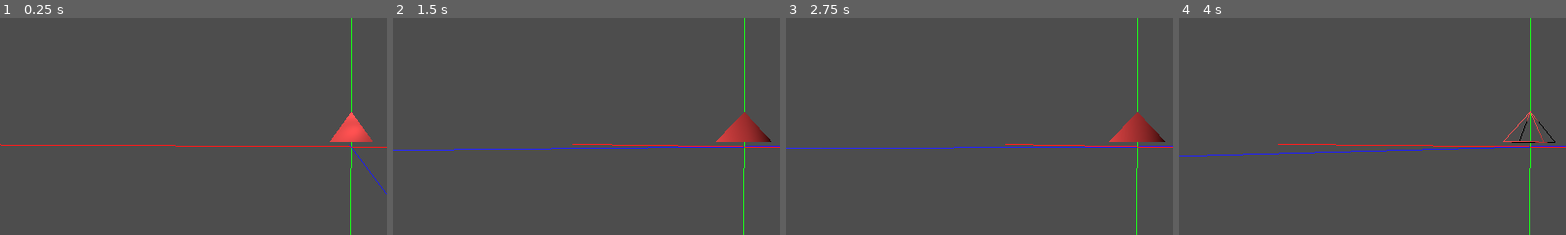
Above: before the commit, frames 1-4 (left to right).
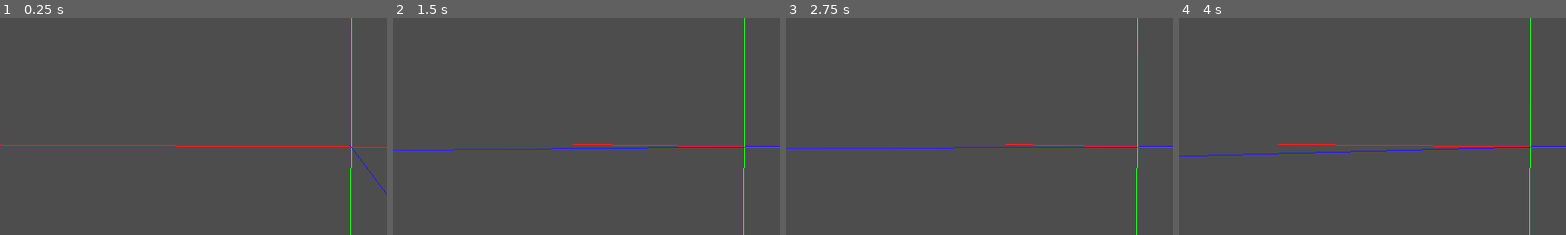
Above: after the commit, the same moments.

Repository: hmoncadao/p2_IG
Game: Godot game, scene res://node_3d.tscn
The game is run twice, just before and just after one commit, with the same random seed, the same clock (stepped at 60 frames per second) and the same inputs.
Inputs:
- Up to frame 1 (0.25 s): no input
- Up to frame 2 (1.5 s): tap Enter at 0.5 s; hold Right (orbitar_derecha) 0.53-1.28 s; tap M (mostrar_malla, bound only after the commit) at 0.6 s; tap Space at 1.25 s; hold Left (orbitar_izquierda) from 1.28 s (still down); tap S (cambiar_sombreado) at 1.35 s
- Up to frame 3 (2.75 s): tap M (mostrar_malla, bound only after the commit) at 1.55, 2.1 s; release Left (orbitar_izquierda) at 2.03 s; hold Right (orbitar_derecha) from 2.03 s (still down)
- Up to frame 4 (4 s): tap Enter at 2.75 s; release Right (orbitar_derecha) at 2.78 s; hold W 2.78-3.53 s; tap M (mostrar_malla, bound only after the commit) at 2.85, 3.8 s; tap Space at 3.5 s; hold Left (orbitar_izquierda) from 3.53 s (still down); tap S (cambiar_sombreado) at 3.6 s
The pictures show only the part of the screen within x 5-55%, y 21-71%; the shares and areas given below are measured in that part.

The runs differ from the first frame. In frame 1, 0.8% of the frame differs, in the area x 85-97%, y 43-58%; in frame 2, 1.0%; in frame 3, 1.0%, in the area x 83-98%, y 43-58%; in frame 4, 0.2%.
Error after the commit: Invalid assignment of property or key 'material_override' with value of type 'StandardMaterial3D' on a base object of type 'null instance'. (res://malla_jarron…

Commit message:
Add files via upload

Diff:
--- a/p-2-c-1/cono.gd
+++ b/p-2-c-1/cono.gd
@@ -1,77 +1,66 @@
-# cono.gd
-extends Node3D # se crea en un Node3D
+extends Node3D
 
-@export var altura: float = 1.0
-@export var radio: float = 0.5
-@export var lados: int = 10
+@export var altura := 1.5
+@export var radio := 0.5
+@export var lados := 20
+@export var color := Color(1.0, 0.4, 0.1)
 
-# variables globales al script
-var cono = MeshInstance3D.new()
-var material = StandardMaterial3D.new()
-var mesh = ArrayMesh.new()
-var modo = load("res://modos_malla_2.gd")
+var colores := [
+	Color(1, 0, 0), # rojo
+	Color(0, 1, 0), # verde
+	Color(0, 0, 1), # azul
+	Color(1, 1, 0), # amarillo
+	Color(1, 0, 1), # magenta
+	Color(0, 1, 1)  # cian
+]
 
-# matrices de vértices y caras inicialmente vacías
-var vertices = []
-var caras = []
-var colores = []
-var albedo = Color(0.9, 0.4, 0.1, 1.0)
+var mesh_instance : MeshInstance3D
+var mesh : ArrayMesh
 
-func _ready() -> void:
-	var i = 0
-	var px
-	var pz
+func _ready():
+	# Crear la malla del cono
+	mesh = ArrayMesh.new()
+	var st := SurfaceTool.new()
+	st.begin(Mesh.PRIMITIVE_TRIANGLES)
 
-	# Vértices de la base
-	while i < lados:
-		px = radio * cos(i * 2 * PI / lados)
-		pz = -radio * sin(i * 2 * PI / lados)
-		vertices.append(Vector3(px, 0, pz))
-		i += 1
+	var vertices: Array[Vector3] = []
+	for i in range(lados):
+		var ang = i * TAU / lados
+		vertices.append(Vector3(radio * cos(ang), 0, radio * sin(ang)))
 
-	# Vértice superior (pico)
-	var pico_index = vertices.size()
-	vertices.append(Vector3(0, altura, 0))
+	var pico = Vector3(0, altura, 0)
+	var centro = Vector3(0, 0, 0)
 
-	# Centro de la base
-	var centro_index = vertices.size()
-	vertices.append(Vector3(0, 0, 0))
+	for i in range(lados):
+		st.add_triangle_fan([vertices[i], vertices[(i + 1) % lados], pico])
+	for i in range(lados):
+		st.add_triangle_fan([centro, vertices[(i + 1) % lados], vertices[i]])
 
-	# Caras laterales (triángulos que conectan la base con el pico)
-	for j in range(lados):
-		caras.append(j)
-		caras.append((j + 1) % lados)
-		caras.append(pico_index)
+	st.generate_normals()
+	st.commit(mesh)
 
-	# Caras de la base (triángulos desde el centro hacia los vértices)
-	for j in range(lados):
-		caras.append(centro_index)
-		caras.append((j + 1) % lados)
-		caras.append(j)
+	mesh_instance = Visualizador.mostrar_malla(mesh, color, "pixel", self)
+	print("✅ Cono listo y visible.")
 
-	# Colores aleatorios por vértice
-	for v in vertices:
-		colores.append(Color(randf(), randf(), randf(), 1.0))
+func _process(delta):
+	if Input.is_action_just_pressed("mostrar_malla"):
+		mostrar_malla()
 
-	# Normales aproximadas para iluminación
-	var normales = []
-	for v in vertices:
-		normales.append((v - Vector3(0, altura/2, 0)).normalized())
+func mostrar_malla():
+	if mesh_instance == null:
+		return
 
-	# Crear el mesh
-	var arrays = []
-	arrays.resize(Mesh.ARRAY_MAX)
-	arrays[Mesh.ARRAY_VERTEX] = vertices
-	arrays[Mesh.ARRAY_INDEX] = caras
-	arrays[Mesh.ARRAY_COLOR] = colores
-	arrays[Mesh.ARRAY_NORMAL] = normales
+	# Determinar el modo actual y cambiarlo
+	var nuevo_modo := "pixel"
+	if mesh_instance.material_override.shading_mode == BaseMaterial3D.SHADING_MODE_PER_PIXEL:
+		nuevo_modo = "vertex"
+		print("Modo cambiado → Per Vertex (Gouraud)")
+	else:
+		nuevo_modo = "pixel"
+		print("Modo cambiado → Per Pixel (Phong)")
 
-	mesh.add_surface_from_arrays(Mesh.PRIMITIVE_TRIANGLES, arrays)
+	# Eliminar el nodo anterior para reemplazarlo
+	mesh_instance.queue_free()
 
-	# Configurar material
-	material.albedo_color = albedo
-	cono.mesh = mesh
-	cono.material_override = material
-
-	# Añadir a la escena
-	add_child(cono)
+	# Crear un nuevo MeshInstance3D usando Visualizador
+	mesh_instance = Visualizador.mostrar_malla(mesh, color, nuevo_modo, self)
--- /dev/null
+++ b/p-2-c-1/malla_jarron.gd
@@ -0,0 +1,100 @@
+extends MeshInstance3D
+
+# Nodo MeshInstance3D
+var mesh_instance: MeshInstance3D
+
+# Material para colorear la malla
+var material: StandardMaterial3D
+
+# Vértices y triángulos (inicialmente vacíos)
+var vertices = []
+var triangles = []
+
+# Perfil 2D de ejemplo (jarrón)
+var profile := [
+	Vector3(0.5, 0, 0),
+	Vector3(0.3, 0.5, 0),
+	Vector3(0.2, 1.0, 0),
+	Vector3(0, 1.5, 0)
+]
+
+func generate_revolution_mesh(profile: Array, sides: int, top_cap: bool = true, bottom_cap: bool = true) -> ArrayMesh:
+	var vertices: Array = []
+	var triangles: Array = []
+
+	var m = profile.size()
+	var angle_step = TAU / sides
+
+	# Vértices rotados
+	for j in range(sides):
+		var angle = j * angle_step
+		var cos_a = cos(angle)
+		var sin_a = sin(angle)
+		for p in profile:
+			var x = p.x * cos_a + p.z * sin_a
+			var z = -p.x * sin_a + p.z * cos_a
+			vertices.append(Vector3(x, p.y, z))
+
+	# Triángulos laterales
+	for j in range(sides):
+		var next_j = (j + 1) % sides
+		for i in range(m - 1):
+			var a = j * m + i
+			var b = next_j * m + i
+			var c = next_j * m + i + 1
+			var d = j * m + i + 1
+
+			triangles.append(a)
+			triangles.append(b)
+			triangles.append(d)
+
+			triangles.append(d)
+			triangles.append(b)
+			triangles.append(c)
+
+	# Tapas
+	var top_index = -1
+	var bottom_index = -1
+
+	if top_cap:
+		vertices.append(Vector3(0, profile[-1].y, 0))
+		top_index = vertices.size() - 1
+	if bottom_cap:
+		vertices.append(Vector3(0, profile[0].y, 0))
+		bottom_index = vertices.size() - 1
+
+	if top_cap:
+		for j in range(sides):
+			var next_j = (j + 1) % sides
+			triangles.append(top_index)
+			triangles.append(next_j * m + (m - 1))
+			triangles.append(j * m + (m - 1))
+
+	if bottom_cap:
+		for j in range(sides):
+			var next_j = (j + 1) % sides
+			triangles.append(bottom_index)
+			triangles.append(j * m + 0)
+			triangles.append(next_j * m + 0)
+
+	# Crear ArrayMesh
+	var mesh := ArrayMesh.new()
+	var arrays := []
+	arrays.resize(Mesh.ARRAY_MAX)
+	arrays[Mesh.ARRAY_VERTEX] = vertices
+	arrays[Mesh.ARRAY_INDEX] = triangles
+
+	mesh.add_surface_from_arrays(Mesh.PRIMITIVE_TRIANGLES, arrays)
+	return mesh
+
+func _ready() -> void:
+	# Crear nodo MeshInstance3D si no lo has creado en el editor
+	mesh_instance = $MeshInstance3D
+
+	# Crear y asignar material
+	material = StandardMaterial3D.new()
+	material.albedo_color = Color(0.9, 0.4, 0.1)
+	mesh_instance.material_override = material
+
+	# Generar malla con el perfil definido
+	mesh_instance.mesh = generate_revolution_mesh(profile, 32, true, true)
--- /dev/null
+++ b/p-2-c-1/malla_rev.gd
@@ -0,0 +1,70 @@
+extends Node3D
+
+# Función global para generar malla por revolución
+# profile: lista de puntos Vector3 en plano XZ
+# sides: número de lados de la malla
+# top_cap, bottom_cap: crear tapas superior e inferior
+# vertices_out, triangles_out: arrays vacíos que serán llenados
+func generate_revolution_mesh(profile: Array, sides: int, top_cap: bool, bottom_cap: bool, vertices_out: Array, triangles_out: Array) -> void:
+	var m = profile.size()
+	var angle_step = TAU / sides
+
+	# Limpiar arrays antes de llenarlos
+	vertices_out.clear()
+	triangles_out.clear()
+
+	# 1️⃣ Generar vértices rotados
+	for j in range(sides):
+		var angle = j * angle_step
+		var cos_a = cos(angle)
+		var sin_a = sin(angle)
+		for p in profile:
+			var x = p.x * cos_a + p.z * sin_a
+			var z = -p.x * sin_a + p.z * cos_a
+			vertices_out.append(Vector3(x, p.y, z))
+
+	# 2️⃣ Crear triángulos laterales
+	for j in range(sides):
+		var next_j = (j + 1) % sides
+		for i in range(m - 1):
+			var a = j * m + i
+			var b = next_j * m + i
+			var c = next_j * m + i + 1
+			var d = j * m + i + 1
+
+			# Primer triángulo
+			triangles_out.append(a)
+			triangles_out.append(b)
+			triangles_out.append(d)
+
+			# Segundo triángulo
+			triangles_out.append(d)
+			triangles_out.append(b)
+			triangles_out.append(c)
+
+	# 3️⃣ Crear tapas
+	var top_index = -1
+	var bottom_index = -1
+
+	if top_cap:
+		vertices_out.append(Vector3(0, profile[-1].y, 0))
+		top_index = vertices_out.size() - 1
+	if bottom_cap:
+		vertices_out.append(Vector3(0, profile[0].y, 0))
+		bottom_index = vertices_out.size() - 1
+
+	# Tapa superior
+	if top_cap:
+		for j in range(sides):
+			var next_j = (j + 1) % sides
+			triangles_out.append(top_index)
+			triangles_out.append(next_j * m + (m - 1))
+			triangles_out.append(j * m + (m - 1))
+
+	# Tapa inferior
+	if bottom_cap:
+		for j in range(sides):
+			var next_j = (j + 1) % sides
+			triangles_out.append(bottom_index)
+			triangles_out.append(j * m + 0)
+			triangles_out.append(next_j * m + 0)
--- a/p-2-c-1/node_3d.tscn
+++ b/p-2-c-1/node_3d.tscn
@@ -7,6 +7,7 @@
 [ext_resource type="ArrayMesh" uid="uid://kfvtqkjvha27" path="res://model.obj" id="5_jka67"]
 [ext_resource type="Script" uid="uid://dv7qdpwsb0s1o" path="res://piram.gd" id="6_i5arm"]
 [ext_resource type="Script" uid="uid://ch3asoil5se5q" path="res://cono.gd" id="7_wc5p8"]
+[ext_resource type="Script" uid="uid://lvbyqf6i88jl" path="res://malla_jarron.gd" id="8_jsk3o"]
 
 [sub_resource type="CylinderMesh" id="CylinderMesh_noarx"]
 
@@ -45,11 +46,15 @@
 
 [node name="Piram" type="Node3D" parent="."]
 transform = Transform3D(1, 0, 0, 0, 1, 0, 0, 0, 1, 0, 0.11802769, 0)
+visible = false
 script = ExtResource("6_i5arm")
 
-[node name="cono2" type="Node3D" parent="."]
+[node name="cono" type="Node3D" parent="."]
 transform = Transform3D(1, 0, 0, 0, 1, 0, 0, 0, 1, 0, 0.11802769, 0)
 visible = false
 script = ExtResource("7_wc5p8")
-altura = 1.5
-lados = 20
+
+[node name="jarron" type="Node3D" parent="."]
+
+[node name="malla_jarron" type="MeshInstance3D" parent="jarron"]
+script = ExtResource("8_jsk3o")
--- /dev/null
+++ b/p-2-c-1/piram_2.gd
@@ -0,0 +1,77 @@
+# cono.gd
+extends Node3D # se crea en un Node3D
+
+@export var altura: float = 1.0
+@export var radio: float = 0.5
+@export var lados: int = 10
+
+# variables globales al script
+var cono = MeshInstance3D.new()
+var material = StandardMaterial3D.new()
+var mesh = ArrayMesh.new()
+var modo = load("res://modos_malla_2.gd")
+
+# matrices de vértices y caras inicialmente vacías
+var vertices = []
+var caras = []
+var colores = []
+var albedo = Color(0.9, 0.4, 0.1, 1.0)
+
+func _ready() -> void:
+	var i = 0
+	var px
+	var pz
+
+	# Vértices de la base
+	while i < lados:
+		px = radio * cos(i * 2 * PI / lados)
+		pz = -radio * sin(i * 2 * PI / lados)
+		vertices.append(Vector3(px, 0, pz))
+		i += 1
+
+	# Vértice superior (pico)
+	var pico_index = vertices.size()
+	vertices.append(Vector3(0, altura, 0))
+
+	# Centro de la base
+	var centro_index = vertices.size()
+	vertices.append(Vector3(0, 0, 0))
+
+	# Caras laterales (triángulos que conectan la base con el pico)
+	for j in range(lados):
+		caras.append(j)
+		caras.append((j + 1) % lados)
+		caras.append(pico_index)
+
+	# Caras de la base (triángulos desde el centro hacia los vértices)
+	for j in range(lados):
+		caras.append(centro_index)
+		caras.append((j + 1) % lados)
+		caras.append(j)
+
+	# Colores aleatorios por vértice
+	for v in vertices:
+		colores.append(Color(randf(), randf(), randf(), 1.0))
+
+	# Normales aproximadas para iluminación
+	var normales = []
+	for v in vertices:
+		normales.append((v - Vector3(0, altura/2, 0)).normalized())
+
+	# Crear el mesh
+	var arrays = []
+	arrays.resize(Mesh.ARRAY_MAX)
+	arrays[Mesh.ARRAY_VERTEX] = vertices
+	arrays[Mesh.ARRAY_INDEX] = caras
+	arrays[Mesh.ARRAY_COLOR] = colores
+	arrays[Mesh.ARRAY_NORMAL] = normales
+
+	mesh.add_surface_from_arrays(Mesh.PRIMITIVE_TRIANGLES, arrays)
+
+	# Configurar material
+	material.albedo_color = albedo
+	cono.mesh = mesh
+	cono.material_override = material
+
+	# Añadir a la escena
+	add_child(cono)
--- a/p-2-c-1/project.godot
+++ b/p-2-c-1/project.godot
@@ -18,6 +18,7 @@
 [autoload]
 
 Visualizador="*res://visualizador.gd"
+MallaRev="*res://malla_rev.gd"
 
 [input]
 
@@ -56,3 +57,8 @@
 "events": [Object(InputEventKey,"resource_local_to_scene":false,"resource_name":"","device":-1,"window_id":0,"alt_press …(192 unchanged characters)…
 ]
 }
+mostrar_malla={
+"deadzone": 0.2,
+"events": [Object(InputEventKey,"resource_local_to_scene":false,"resource_name":"","device":-1,"window_id":0,"alt_pressed":false,"shift_pressed":false,"ctrl_pressed":false,"meta_pressed":false,"pressed":false,"keycode":0,"physical_keycode":77,"key_label":0,"unicode":109,"location":0,"echo":false,"script":null)
+]
+}
--- a/p-2-c-1/visualizador.gd
+++ b/p-2-c-1/visualizador.gd
@@ -1,15 +1,41 @@
-extends Node
+extends Node3D
 
-# Crea y muestra un MeshInstance3D con un material
-func mostrar_malla(malla: ArrayMesh, color: Color, sombreado: String, padre: Node3D):
+# Mostrar un MeshInstance3D con diferentes modos de sombreado y opcionalmente colores por cara
+# modo: "phong"/"pixel", "gouraud"/"vertex", "flat"
+# random_colors: si es true, asigna colores distintos por cara
+func mostrar_malla(malla: ArrayMesh, color: Color, modo: String, padre: Node3D, random_colors: bool = false) -> MeshInstance3D:
 	var mat = StandardMaterial3D.new()
 	mat.albedo_color = color
 
-	match sombreado:
+	match modo:
 		"phong", "pixel":
 			mat.shading_mode = BaseMaterial3D.SHADING_MODE_PER_PIXEL
+			mat.flags_use_flat_shading = false
 		"gouraud", "vertex":
 			mat.shading_mode = BaseMaterial3D.SHADING_MODE_PER_VERTEX
+			mat.flags_use_flat_shading = false
+		"flat":
+			mat.shading_mode = BaseMaterial3D.SHADING_MODE_PER_PIXEL
+			mat.flags_use_flat_shading = true
+
+	# Si se quieren colores distintos por cara
+	if random_colors:
+		var st := SurfaceTool.new()
+		st.begin(Mesh.PRIMITIVE_TRIANGLES)
+
+		for s in range(malla.get_surface_count()):
+			var arrays = malla.surface_get_arrays(s)
+			var verts = arrays[Mesh.ARRAY_VERTEX]
+			var indices = arrays[Mesh.ARRAY_INDEX]
+
+			for i in range(0, indices.size(), 3):
+				var c = Color(randf(), randf(), randf(), 1.0)
+				for j in range(3):
+					var vi = indices[i + j]
+					st.add_color(c)
+					st.add_vertex(verts[vi])
+
+		malla = st.commit()
 
 	var inst = MeshInstance3D.new()
 	inst.mesh = malla
Not shown, added: p-2-c-1/malla_jarron.gd.uid
Not shown, added: p-2-c-1/malla_rev.gd.uid
Not shown: 1 places in p-2-c-1/node_3d.tscn that only renumber resources
Not shown, added: p-2-c-1/piram_2.gd.uid
